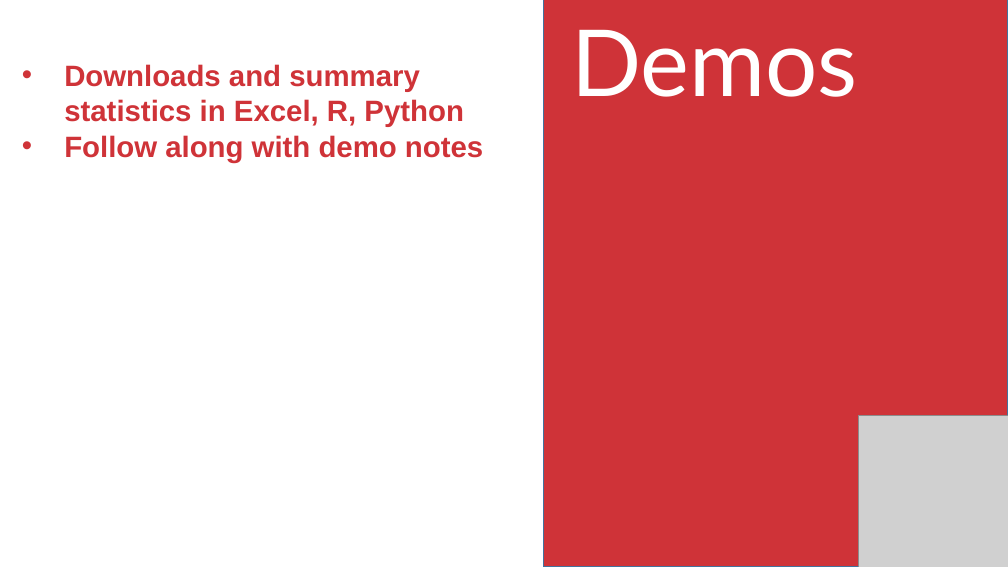
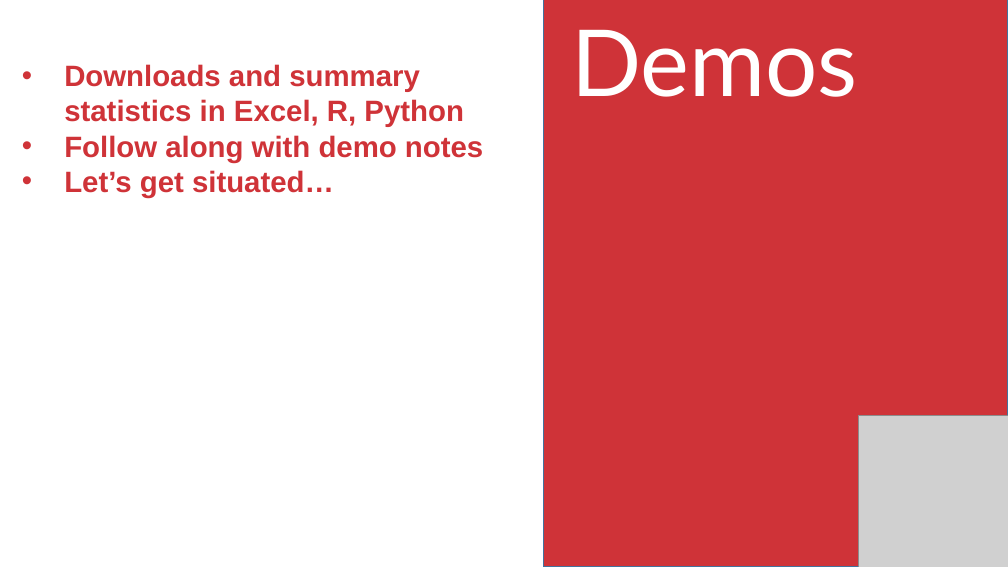
Before and after one commit to stringfestdata/aina-getting-started, a slide deck: slide 5 of aina-getting-started.pptx. Drawn at 1008x567 pixels with LibreOffice and Linux fonts; fonts in the diff are those of the drawing; grey boxes stand for pictures. Boxes give left, top, right and bottom in pixels: in the first picture for what was removed or moved away, otherwise in the second. Text is boxed around its words. In the diff, an @@ line names an element or a change of style, - is before the commit and + after.

```diff
--- a/aina-getting-started.pptx
+++ b/aina-getting-started.pptx
@@ text at (x1=64, y1=170, x2=334, y2=198): paragraph added @@
+• Let’s get situated…
```
Also in this commit, not shown: 2 slides added.
